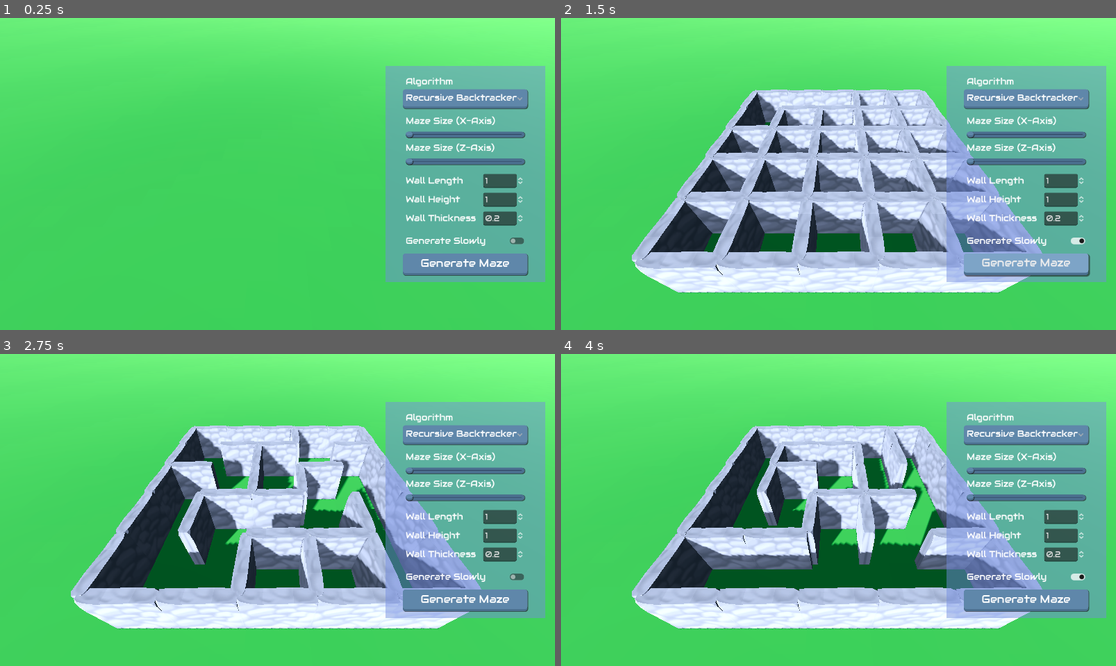
Above: before the commit, frames 1-4 (two rows, left to right).
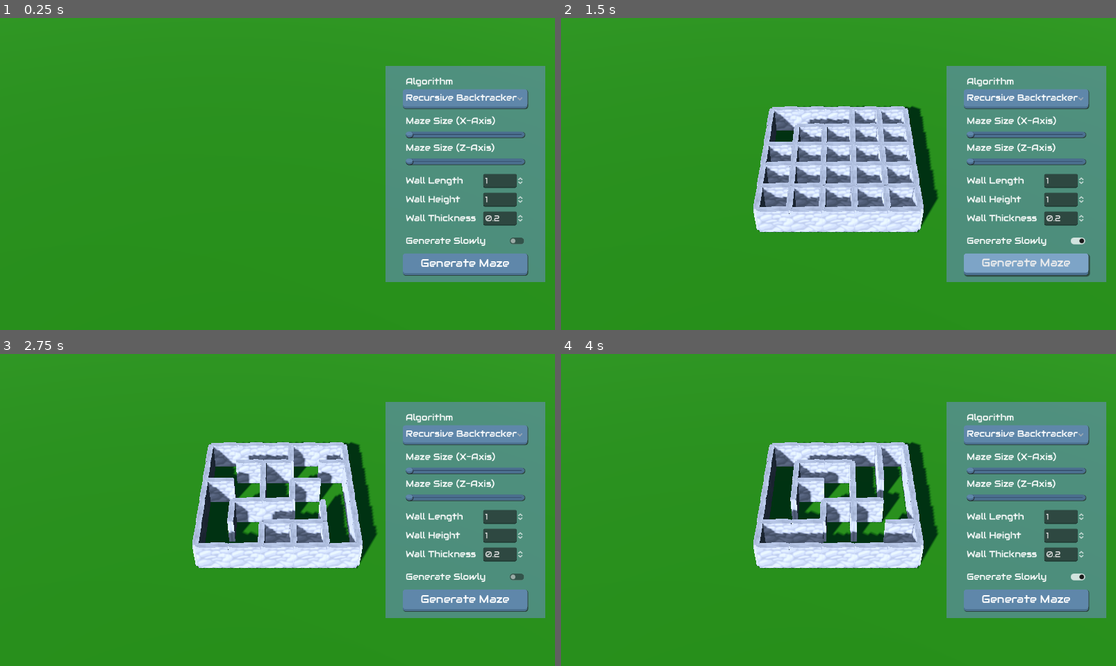
Above: after the commit, the same moments.

Repository: GuiBDBello/godot-maze-generator
Game: Godot game, scene res://scenes/playable/game.tscn
The game is run twice, just before and just after one commit, with the same random seed, the same clock (stepped at 60 frames per second) and the same inputs.
Inputs (mouse positions are in pixels of both pictures, inside the frame that each line leads up to):
- Up to frame 1 (0.25 s): no input
- Up to frame 2 (1.5 s): click (1077, 239) at 0.5 s; click "Generate Maze" at 1.25 s
- Up to frame 3 (2.75 s): click (516, 575) at 2 s
- Up to frame 4 (4 s): click "Generate Maze" at 2.75 s; click (1077, 575) at 3.5 s

The runs differ from the first frame. In frame 1, 94% of the frame differs, in the area x 0-100%, y 0-100%; in frame 2, 91%; in frame 3, 92%; in frame 4, 92%.

Commit message:
Change ground and camera FOV and spring arm length

Diff:
--- /dev/null
+++ b/resources/ground.tres
@@ -0,0 +1,4 @@
+[gd_resource type="StandardMaterial3D" format=3 uid="uid://mj1x6sllquif"]
+
+[resource]
+albedo_color = Color(0.248974, 0.510734, 0, 1)
--- a/scenes/camera.gd
+++ b/scenes/camera.gd
@@ -34,4 +34,4 @@
 	if event.button_index == MOUSE_BUTTON_WHEEL_DOWN and event.pressed:
 		spring_arm.spring_length += 0.1 * spring_arm.spring_length if spring_arm.spring_length > 10 else 1
 
-	spring_arm.spring_length = clamp(spring_arm.spring_length, 5, 500)
+	spring_arm.spring_length = clamp(spring_arm.spring_length, 15, 500)
--- a/scenes/playable/game.tscn
+++ b/scenes/playable/game.tscn
@@ -1,12 +1,12 @@
-[gd_scene load_steps=14 format=3 uid="uid://b5ptabdfgohvv"]
+[gd_scene load_steps=15 format=3 uid="uid://b5ptabdfgohvv"]
 
 [ext_resource type="Script" path="res://scenes/playable/game.gd" id="1_fpj1e"]
 [ext_resource type="PackedScene" uid="uid://c2vh3d2n372po" path="res://scenes/maze/maze_generator/recursive_backtracker/recursive_backtracker.tscn" id="2_t4y1x"]
 [ext_resource type="Shader" path="res://shaders/sky.gdshader" id="2_twyl1"]
 [ext_resource type="PackedScene" uid="uid://cc3km6e3rn7ns" path="res://scenes/maze/maze_generator/aldous_broder/aldous_broder.tscn" id="3_6krv0"]
-[ext_resource type="PackedScene" uid="uid://cn4at1gn2s34f" path="res://assets/ground/ground.glb" id="3_mq8d8"]
 [ext_resource type="PackedScene" uid="uid://rc8rnxx07fri" path="res://assets/tree/tree.glb" id="4_by38g"]
 [ext_resource type="Script" path="res://scenes/ui/menu.gd" id="5_cs4tl"]
+[ext_resource type="Material" uid="uid://mj1x6sllquif" path="res://resources/ground.tres" id="5_e5l3x"]
 [ext_resource type="Script" path="res://scenes/camera.gd" id="6_n6fda"]
 [ext_resource type="Theme" uid="uid://h6sur28uuqjw" path="res://resources/ui_theme.tres" id="6_u4vtj"]
 
@@ -25,6 +25,12 @@
 ambient_light_color = Color(0.255659, 0.255659, 0.255659, 1)
 tonemap_mode = 3
 
+[sub_resource type="CylinderMesh" id="CylinderMesh_f5a61"]
+material = ExtResource("5_e5l3x")
+top_radius = 1.0
+bottom_radius = 1.0
+radial_segments = 16
+
 [sub_resource type="StyleBoxFlat" id="StyleBoxFlat_7eusc"]
 bg_color = Color(0.45098, 0.54902, 0.870588, 0.490196)
 
@@ -42,8 +48,9 @@
 shadow_enabled = true
 shadow_opacity = 0.85
 
-[node name="Ground" parent="Scenario" instance=ExtResource("3_mq8d8")]
-transform = Transform3D(50, 0, 0, 0, 50, 0, 0, 0, 50, 0, 0, 0)
+[node name="Ground" type="MeshInstance3D" parent="Scenario"]
+transform = Transform3D(600, 0, 0, 0, 1, 0, 0, 0, 600, 0, -1, 0)
+mesh = SubResource("CylinderMesh_f5a61")
 
 [node name="Trees" type="Node" parent="Scenario"]
 
@@ -68,15 +75,9 @@
 [node name="tree32" parent="Scenario/Trees" instance=ExtResource("4_by38g")]
 transform = Transform3D(0.733327, 0, 0.679877, 0, 1, 0, -0.679877, 0, 0.733327, -69.675, 0, 316.736)
 
-[node name="tree33" parent="Scenario/Trees" instance=ExtResource("4_by38g")]
-transform = Transform3D(0.44779, 0, -0.894139, 0, 1, 0, 0.894139, 0, 0.44779, -453.319, 0, 309.159)
-
 [node name="tree34" parent="Scenario/Trees" instance=ExtResource("4_by38g")]
 transform = Transform3D(-0.707107, 0, -0.707107, 0, 1, 0, 0.707107, 0, -0.707107, 102.23, 0, 293.037)
 
-[node name="tree35" parent="Scenario/Trees" instance=ExtResource("4_by38g")]
-transform = Transform3D(-0.038719, 0, -0.99925, 0, 1, 0, 0.99925, 0, -0.038719, 449.639, 0, 338.898)
-
 [node name="tree36" parent="Scenario/Trees" instance=ExtResource("4_by38g")]
 transform = Transform3D(-0.0377949, 0, -0.999286, 0, 1, 0, 0.999286, 0, -0.0377949, 136.477, 0, 425.551)
 
@@ -92,18 +93,9 @@
 [node name="tree40" parent="Scenario/Trees" instance=ExtResource("4_by38g")]
 transform = Transform3D(-0.532374, 0, -0.84651, 0, 1, 0, 0.84651, 0, -0.532374, 81.4487, 0, -288.14)
 
-[node name="tree41" parent="Scenario/Trees" instance=ExtResource("4_by38g")]
-transform = Transform3D(-0.663952, 0, 0.747775, 0, 1, 0, -0.747775, 0, -0.663952, 453.981, 0, -380.115)
-
-[node name="tree42" parent="Scenario/Trees" instance=ExtResource("4_by38g")]
-transform = Transform3D(-0.707107, 0, 0.707107, 0, 1, 0, -0.707107, 0, -0.707107, -335.393, 0, -422.855)
-
 [node name="tree43" parent="Scenario/Trees" instance=ExtResource("4_by38g")]
 transform = Transform3D(-0.99925, 0, 0.0387191, 0, 1, 0, -0.0387191, 0, -0.99925, -381.254, 0, -75.4459)
 
-[node name="tree44" parent="Scenario/Trees" instance=ExtResource("4_by38g")]
-transform = Transform3D(-0.999286, 0, 0.0377949, 0, 1, 0, -0.0377949, 0, -0.999286, -467.907, 0, -388.608)
-
 [node name="tree45" parent="Scenario/Trees" instance=ExtResource("4_by38g")]
 transform = Transform3D(0.315616, 0, 0.948887, 0, 1, 0, -0.948887, 0, 0.315616, -201.988, 0, -111.973)
 
@@ -129,7 +121,7 @@
 transform = Transform3D(-0.7998, 0, 0.600267, 0, 1, 0, -0.600267, 0, -0.7998, -76.7072, 0, -127.661)
 
 [node name="tree7" parent="Scenario/Trees" instance=ExtResource("4_by38g")]
-transform = Transform3D(-0.994643, 0, 0.103365, 0, 1, 0, -0.103365, 0, -0.994643, -64.2799, 0, 81.4574)
+transform = Transform3D(-0.994643, 0, 0.103365, 0, 1, 0, -0.103365, 0, -0.994643, -126.28, 0, 240.457)
 
 [node name="tree8" parent="Scenario/Trees" instance=ExtResource("4_by38g")]
 transform = Transform3D(-0.245917, 0, 0.969291, 0, 1, 0, -0.969291, 0, -0.245917, 92.3616, 0, 50.0546)
@@ -149,9 +141,6 @@
 [node name="tree18" parent="Scenario/Trees" instance=ExtResource("4_by38g")]
 transform = Transform3D(-0.96207, 0, -0.272801, 0, 1, 0, 0.272801, 0, -0.96207, -180.624, 0, -161.175)
 
-[node name="tree46" parent="Scenario/Trees" instance=ExtResource("4_by38g")]
-transform = Transform3D(-0.709472, 0, 0.704733, 0, 1, 0, -0.704733, 0, -0.709472, 461.589, 0, 98.3469)
-
 [node name="tree47" parent="Scenario/Trees" instance=ExtResource("4_by38g")]
 transform = Transform3D(-0.767881, 0, -0.640592, 0, 1, 0, 0.640592, 0, -0.767881, 428.259, 0, 68.5933)
 
@@ -165,7 +154,7 @@
 transform = Transform3D(-0.96207, 0, -0.272801, 0, 1, 0, 0.272801, 0, -0.96207, 235.376, 0, -161.175)
 
 [node name="tree51" parent="Scenario/Trees" instance=ExtResource("4_by38g")]
-transform = Transform3D(0.999994, 0, 0.00335097, 0, 1, 0, -0.00335097, 0, 0.999994, -464.472, 0, 83.6842)
+transform = Transform3D(0.999994, 0, 0.00335097, 0, 1, 0, -0.00335097, 0, 0.999994, -267.472, 0, 83.6842)
 
 [node name="tree52" parent="Scenario/Trees" instance=ExtResource("4_by38g")]
 transform = Transform3D(0.0900069, 0, 0.995941, 0, 1, 0, -0.995941, 0, 0.0900069, -419.865, 0, 81.1551)
@@ -177,7 +166,7 @@
 transform = Transform3D(0.487387, 0, 0.873186, 0, 1, 0, -0.873186, 0, 0.487387, -294.247, 0, -41.9624)
 
 [node name="tree55" parent="Scenario/Trees" instance=ExtResource("4_by38g")]
-transform = Transform3D(0.487387, 0, 0.873186, 0, 1, 0, -0.873186, 0, 0.487387, -121.006, 0, 107.237)
+transform = Transform3D(0.487387, 0, 0.873186, 0, 1, 0, -0.873186, 0, 0.487387, -266.006, 0, 240.237)
 
 [node name="tree19" parent="Scenario/Trees" instance=ExtResource("4_by38g")]
 transform = Transform3D(-0.96207, 0, -0.272801, 0, 1, 0, 0.272801, 0, -0.96207, 155.376, 0, -161.175)
@@ -225,28 +214,28 @@
 transform = Transform3D(-0.0851386, 0, 0.99637, 0, 1, 0, -0.99637, 0, -0.0851386, 270.67, 0, -344.061)
 
 [node name="tree67" parent="Scenario/Trees" instance=ExtResource("4_by38g")]
-transform = Transform3D(-0.756311, 0, 0.654213, 0, 1, 0, -0.654213, 0, -0.756311, 308.992, 0, -380.25)
+transform = Transform3D(-0.756311, 0, 0.654213, 0, 1, 0, -0.654213, 0, -0.756311, 308.992, 0, -172.25)
 
 [node name="tree68" parent="Scenario/Trees" instance=ExtResource("4_by38g")]
 transform = Transform3D(0.244782, 0, 0.969578, 0, 1, 0, -0.969578, 0, 0.244782, 246.631, 0, -268.822)
 
 [node name="tree69" parent="Scenario/Trees" instance=ExtResource("4_by38g")]
-transform = Transform3D(0.244782, 0, 0.969578, 0, 1, 0, -0.969578, 0, 0.244782, 359.351, 0, -318.058)
+transform = Transform3D(0.244782, 0, 0.969578, 0, 1, 0, -0.969578, 0, 0.244782, -45.649, 0, -372.058)
 
 [node name="tree70" parent="Scenario/Trees" instance=ExtResource("4_by38g")]
 transform = Transform3D(0.99637, 0, 0.0851385, 0, 1, 0, -0.0851385, 0, 0.99637, 312.675, 0, 292.462)
 
 [node name="tree71" parent="Scenario/Trees" instance=ExtResource("4_by38g")]
-transform = Transform3D(0.654213, 0, 0.756311, 0, 1, 0, -0.756311, 0, 0.654213, 348.863, 0, 330.784)
+transform = Transform3D(0.654213, 0, 0.756311, 0, 1, 0, -0.756311, 0, 0.654213, 348.863, 0, 219.784)
 
 [node name="tree72" parent="Scenario/Trees" instance=ExtResource("4_by38g")]
 transform = Transform3D(0.969578, 0, -0.244782, 0, 1, 0, 0.244782, 0, 0.969578, 237.435, 0, 268.422)
 
 [node name="tree73" parent="Scenario/Trees" instance=ExtResource("4_by38g")]
-transform = Transform3D(0.969578, 0, -0.244782, 0, 1, 0, 0.244782, 0, 0.969578, 286.671, 0, 381.142)
+transform = Transform3D(0.969578, 0, -0.244782, 0, 1, 0, 0.244782, 0, 0.969578, 259.671, 0, 361.142)
 
 [node name="tree29" parent="Scenario/Trees" instance=ExtResource("4_by38g")]
-transform = Transform3D(-0.96207, 0, -0.272801, 0, 1, 0, 0.272801, 0, -0.96207, -145.624, 0, -51.1747)
+transform = Transform3D(-0.96207, 0, -0.272801, 0, 1, 0, 0.272801, 0, -0.96207, -196.624, 0, -287.175)
 
 [node name="tree56" parent="Scenario/Trees" instance=ExtResource("4_by38g")]
 transform = Transform3D(-0.96207, 0, -0.272801, 0, 1, 0, 0.272801, 0, -0.96207, -127.624, 0, 385.825)
@@ -254,14 +243,11 @@
 [node name="tree57" parent="Scenario/Trees" instance=ExtResource("4_by38g")]
 transform = Transform3D(-0.96207, 0, -0.272801, 0, 1, 0, 0.272801, 0, -0.96207, -226.624, 0, 312.825)
 
-[node name="tree58" parent="Scenario/Trees" instance=ExtResource("4_by38g")]
-transform = Transform3D(-0.96207, 0, -0.272801, 0, 1, 0, 0.272801, 0, -0.96207, -402.624, 0, 420.825)
-
 [node name="tree59" parent="Scenario/Trees" instance=ExtResource("4_by38g")]
-transform = Transform3D(0.696777, 0, 0.717288, 0, 1, 0, -0.717288, 0, 0.696777, -428.588, 0, -222.095)
+transform = Transform3D(0.696777, 0, 0.717288, 0, 1, 0, -0.717288, 0, 0.696777, -374.588, 0, -222.095)
 
 [node name="tree60" parent="Scenario/Trees" instance=ExtResource("4_by38g")]
-transform = Transform3D(0.696777, 0, 0.717288, 0, 1, 0, -0.717288, 0, 0.696777, -306.352, 0, -208.375)
+transform = Transform3D(0.696777, 0, 0.717288, 0, 1, 0, -0.717288, 0, 0.696777, -306.352, 0, -126.375)
 
 [node name="tree61" parent="Scenario/Trees" instance=ExtResource("4_by38g")]
 transform = Transform3D(0.696777, 0, 0.717288, 0, 1, 0, -0.717288, 0, 0.696777, -207.931, 0, -389.906)
@@ -429,11 +415,11 @@
 [node name="SpringArm3D" type="SpringArm3D" parent="Camera Origin"]
 transform = Transform3D(1, 0, 0, 0, -5.96046e-08, 1, 0, -1, -5.96046e-08, 0, 0, 0)
 collision_mask = 2
-spring_length = 10.0
-margin = 0.0
+spring_length = 35.0
 
 [node name="Camera" type="Camera3D" parent="Camera Origin/SpringArm3D"]
 transform = Transform3D(1, 0, 0, 0, 1, 0, 0, 0, 1, 0, -9.53674e-07, 10)
+fov = 35.0
 script = ExtResource("6_n6fda")
 
 [connection signal="item_selected" from="Maze Menu/MarginContainerBack/MarginContainer/VBoxContainer/Algorithm OptionButton" to="Maze Menu" method="_on_algorithm_option_button_item_selected"]
Binary file removed: assets/ground/ground-texture.png
Not shown, removed: assets/ground/ground-texture.png.import
Binary file removed: assets/ground/ground.glb
Not shown, removed: assets/ground/ground.glb.import
Binary file removed: assets/ground/ground_ground-texture.png
Not shown, removed: assets/ground/ground_ground-texture.png.import
Not shown, removed: assets/ground/ground.blend
Not shown, removed: assets/ground/ground.blend1
